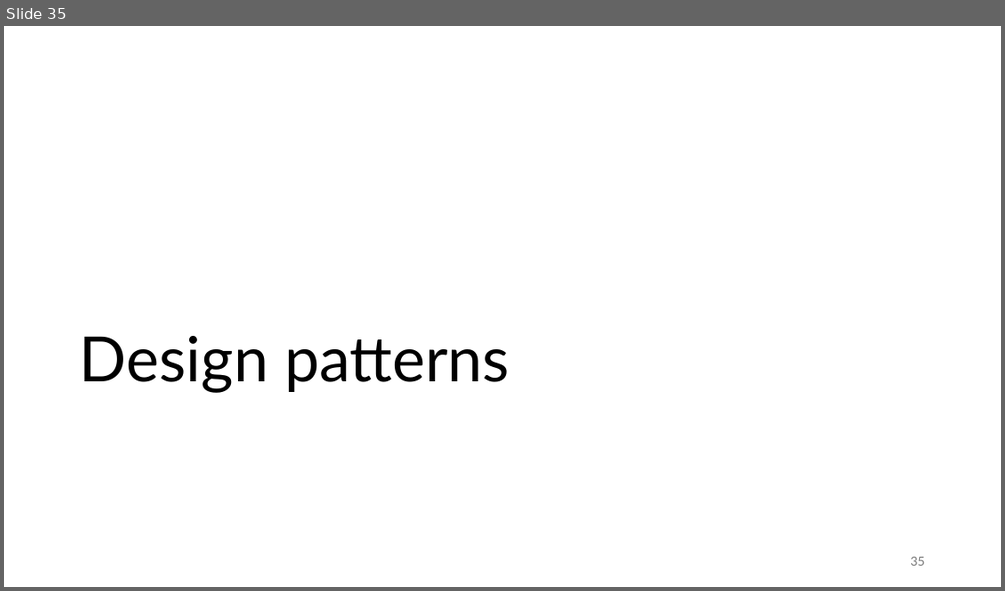
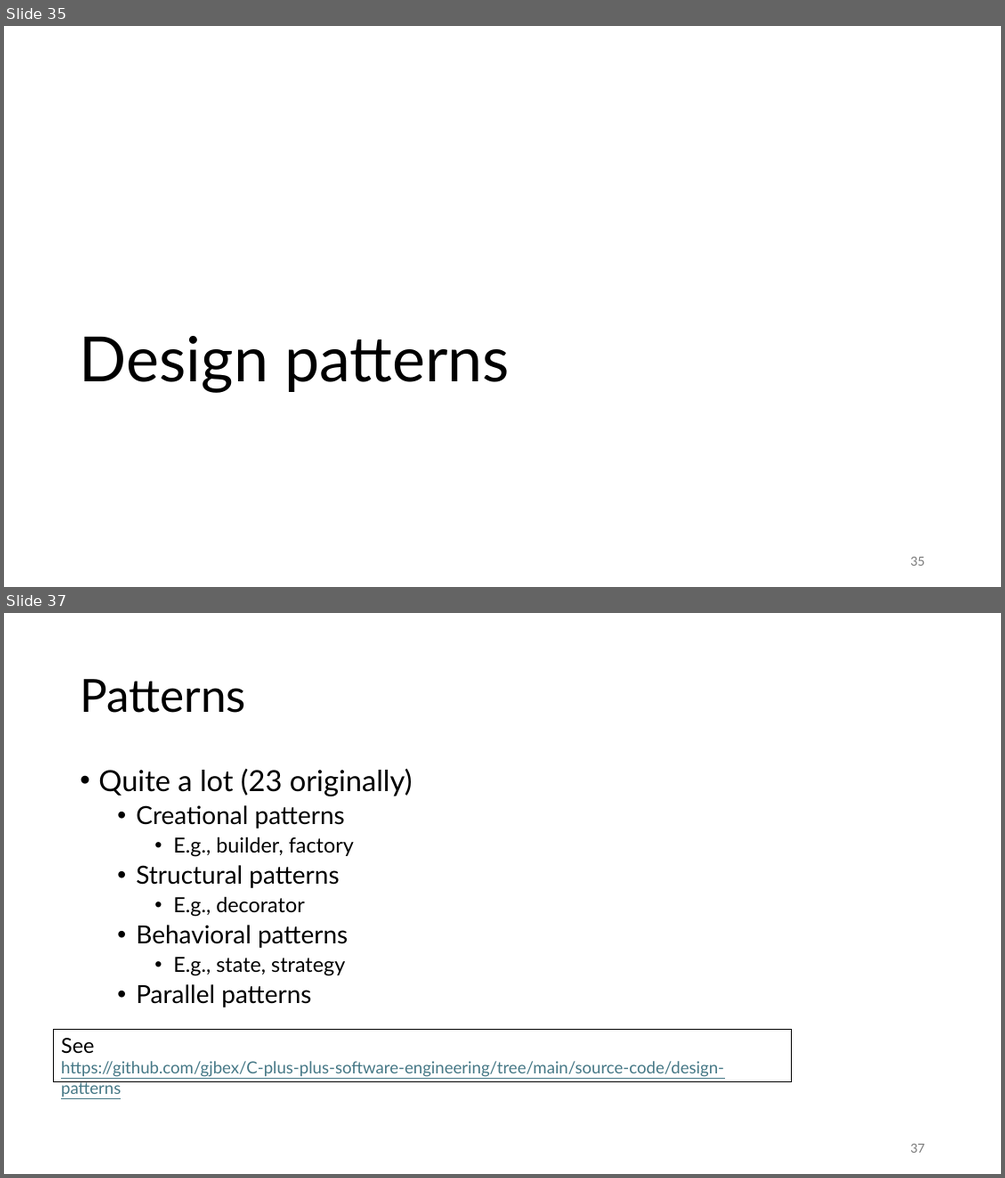
Before and after one commit to gjbex/C-plus-plus-software-engineering, a slide deck: cpp_software_engineering.pptx. Shown one above the other, each under a label of ours: slide 35 before the commit, slides 35 and 37 after it; the slides between them are not shown. The pictures are 1005x591 and 1005x1178 pixels, drawn with LibreOffice and Linux fonts; fonts in the diff are those of the drawing. Boxes give left, top, right and bottom in pixels: in the first picture for what was removed or moved away, otherwise in the second. Text is boxed around its words. In the diff, an @@ line names an element or a change of style, - is before the commit and + after.

Commit message:
Add section on design patters

```diff
--- a/cpp_software_engineering.pptx
+++ b/cpp_software_engineering.pptx
@@ slide 37 added at <box>4,613,1001,1174</box>, background #FFFFFF @@
@@ title added at <box>80,679,246,713</box>, 44 pt, text #000000 @@
+Patterns
@@ text added at <box>98,769,413,1007</box>, 24 pt, text #000000 @@
+• Quite a lot (23 originally)
+  • Creational patterns
+    • E.g., builder, factory
+  • Structural patterns
+    • E.g., decorator
+  • Behavioral patterns
+    • E.g., state, strategy
+  • Parallel patterns
@@ rectangle added at <box>54,1029,793,1082</box>, outline #000000 0.75 pt, 16 pt, text #467886, underline @@
+See
+https://github.com/gjbex/C-plus-plus-software-engineering/tree/main/source-code/design-patterns
@@ page number added at <box>910,1143,924,1152</box>, 12 pt, text #797979 @@
+37
```
Also in this commit, not shown: 2 other slides added.
